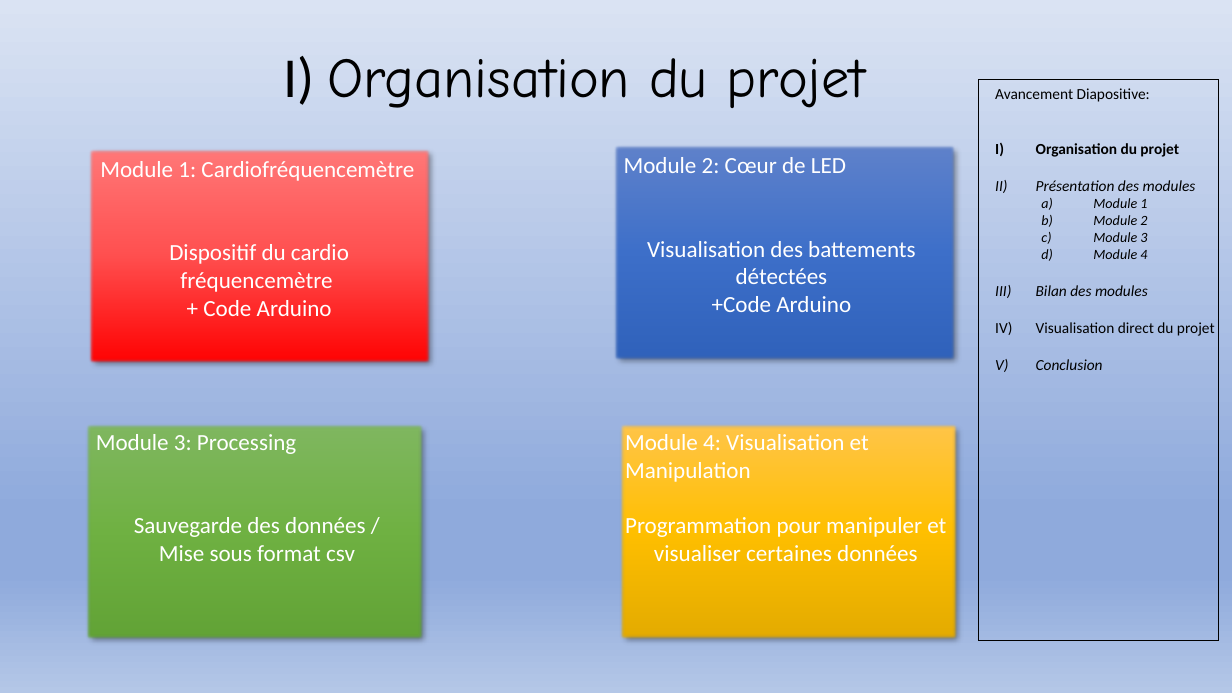
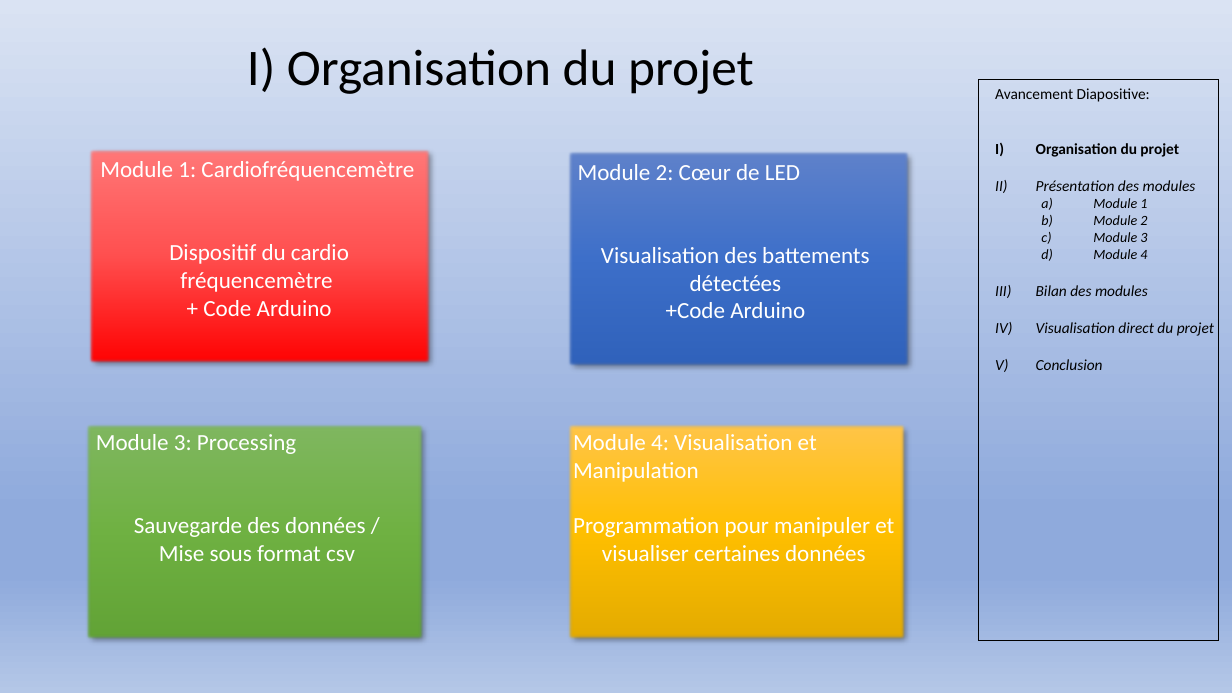
Before and after one commit to Exia-Jellyfish/UE-1-Projet-Grp7, a slide deck: slide 4 of PROJET 1 UE 1 diapositive.pptx. Drawn at 1232x693 pixels with LibreOffice and Linux fonts; fonts in the diff are those of the drawing. Boxes give left, top, right and bottom in pixels: in the first picture for what was removed or moved away, otherwise in the second. Text is boxed around its words. In the diff, an @@ line names an element or a change of style, - is before the commit and + after.

```diff
--- a/PROJET 1 UE 1 diapositive.pptx
+++ b/PROJET 1 UE 1 diapositive.pptx
@@ title "I) Organisation du projet" moved from (x1=283, y1=56, x2=866, y2=108) to (x1=247, y1=47, x2=754, y2=94) @@
@@ title "I) Organisation du projet" at (x1=247, y1=47, x2=754, y2=94): size 44 to 40 pt, font Comic Neue to Calibri @@
@@ text "Avancement Diapositive:" at (x1=995, y1=88, x2=1196, y2=259): italic on in "Visualisation direct du projet" @@
@@ rectangle moved from (x1=613, y1=143, x2=957, y2=361) to (x1=567, y1=150, x2=910, y2=368) @@
@@ text "Module 2: Cœur de LED" moved from (x1=624, y1=157, x2=915, y2=312) to (x1=578, y1=164, x2=869, y2=318) @@
@@ text "Module 4: Visualisation et Manipulation" moved from (x1=625, y1=434, x2=946, y2=561) to (x1=573, y1=434, x2=894, y2=561) @@
@@ rectangle moved from (x1=618, y1=423, x2=958, y2=641) to (x1=567, y1=423, x2=907, y2=641) @@
```
Also in this commit, not shown: 9 other slides changed.
